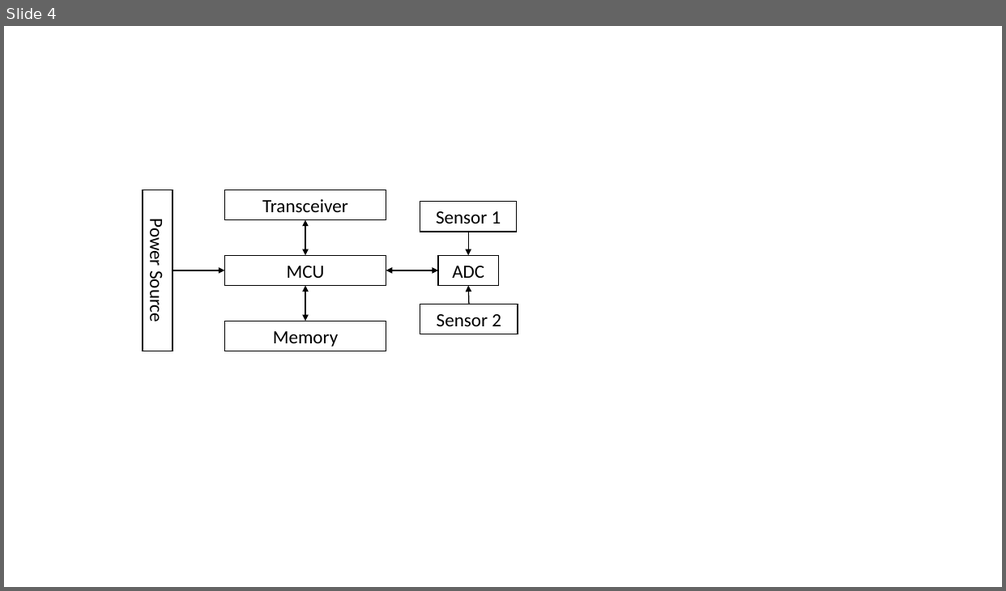
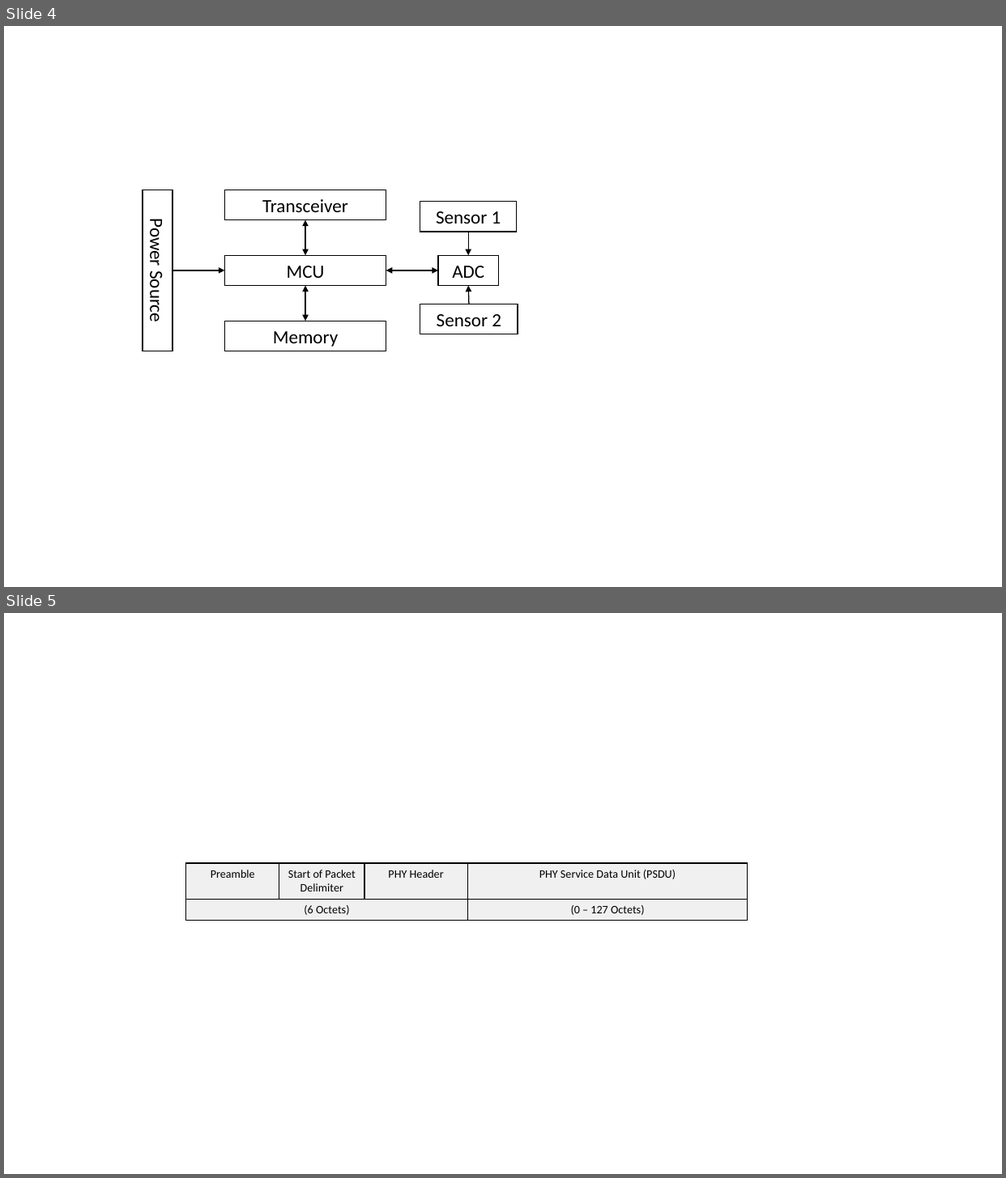
Before and after one commit to huynn8/paper_draft, a slide deck: References/huy_draft.pptx. Shown one above the other, each under a label of ours: slide 4 before the commit, slides 4 and 5 after it. The pictures are 1006x591 and 1006x1178 pixels, drawn with LibreOffice and Linux fonts; fonts in the diff are those of the drawing. Boxes give left, top, right and bottom in pixels: in the first picture for what was removed or moved away, otherwise in the second. Text is boxed around its words. In the diff, an @@ line names an element or a change of style, - is before the commit and + after.

```diff
--- a/References/huy_draft.pptx
+++ b/References/huy_draft.pptx
@@ slide 5 added at (x1=4, y1=613, x2=1002, y2=1174), background #FFFFFF @@
@@ table added at (x1=186, y1=863, x2=748, y2=919), 2 rows, 4 columns @@
+Preamble | Start of Packet Delimiter | PHY Header | PHY Service Data Unit (PSDU)
+(6 Octets) |  |  | (0 – 127 Octets)
```
Also in this commit, not shown: 2 other files.
